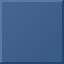
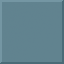
The second w=64, h=64 image is a revision of the first. Changes to its layers:
painted on "Pasted Layer" over bbox(2, 2, 62, 62)
painted on "Screenshot_2022-02-05_08-44-48.png" over bbox(0, 0, 64, 64)
